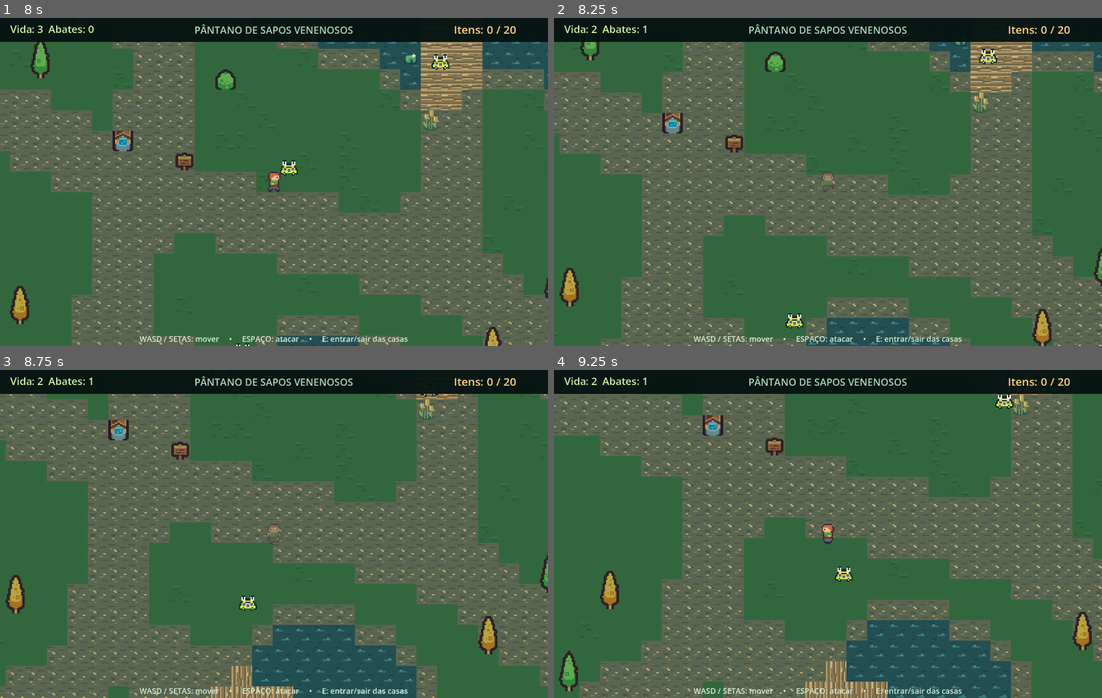
Above: before the commit, frames 1-4 (two rows, left to right).
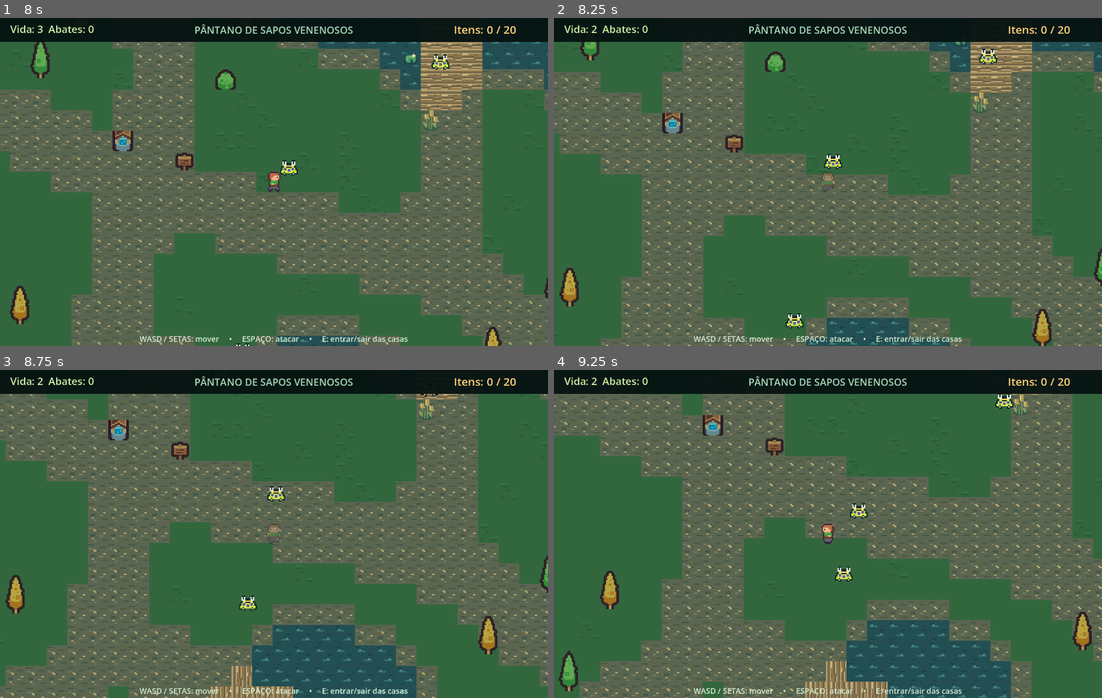
Above: after the commit, the same moments.

Repository: rodrigoraa/projetop2
Game: Godot game, scene res://scenes/pantano.tscn
Same seed, same stepped clock (60 frames per second), same inputs: the game is played once before the commit and once after it.
Inputs:
- Up to frame 1 (8 s): tap Enter (ui_accept) at 0.5, 0.77, 0.8, 1.07, 1.35, 1.52, 1.82, 2.3, 3.02, 3.32, 3.77, 3.8, 4.07, 4.35, 4.52, 4.82, 5.3, 6.02, 6.32, 6.77, 6.8, 7.07, 7.35, 7.52, 7.82 s; hold D (right) 0.53-1.28 s; tap Space (atacar) at 0.6, 1.55, 2.1, 3.05, 3.6, 4.55, 5.1, 6.05, 6.6, 7.55 s; hold S (down) 1.28-2.03 s; hold D (right) 2.03-2.78 s; hold W (up) 2.78-3.53 s; tap E (interagir) at 2.85, 5.85 s; hold A (left) 3.53-5.03 s; hold S (down) 5.03-5.78 s; hold D (right) 5.78-6.53 s; hold W (up) 6.53-7.28 s; hold D (right) from 7.28 s (still down)
- Up to frame 2 (8.25 s): release D (right) at 8.03 s; hold S (down) from 8.03 s (still down); tap Space (atacar) at 8.1 s
- Up to frame 3 (8.75 s): keep holding S (down); tap Enter (ui_accept) at 8.3 s
- Up to frame 4 (9.25 s): release S (down) at 8.78 s; hold A (left) from 8.78 s (still down); tap E (interagir) at 8.85 s; tap Enter (ui_accept) at 9.02 s; tap Space (atacar) at 9.05 s

Frame 1 is identical in both runs. In frame 2, 0.1% of the frame differs, in the area x 16-53%, y 2-47%; in frame 3, 0.1%; in frame 4, 0.1%.

Commit message:
feat: ajustar ataque para a direcao do personagem

Diff:
--- a/scripts/jogador.gd
+++ b/scripts/jogador.gd
@@ -53,10 +53,25 @@
 func atacar() -> void:
 	if not pode_atacar or escondido or vida <= 0:
 		return
-	# Acerta os inimigos dentro do circulo neste quadro.
+	var frente := Vector2.DOWN
+	var efeito := Rect2(-20, 0, 40, 22)
+	match anim.animation:
+		&"cima":
+			frente = Vector2.UP
+			efeito = Rect2(-20, -18, 40, 18)
+		&"esquerda":
+			frente = Vector2.LEFT
+			efeito = Rect2(-20, -18, 20, 40)
+		&"direita":
+			frente = Vector2.RIGHT
+			efeito = Rect2(0, -18, 20, 40)
+	# Acerta apenas os inimigos à frente, dentro do círculo neste quadro.
 	for inimigo in ataque.get_overlapping_bodies():
-		inimigo.levar_golpe()
+		if frente.dot(inimigo.global_position - global_position) > 0.0:
+			inimigo.levar_golpe()
 	pode_atacar = false
+	golpe.position = efeito.position
+	golpe.size = efeito.size
 	golpe.visible = true
 	await get_tree().create_timer(0.1).timeout
 	golpe.visible = false
Not shown, changed: DEVLOG.md
Not shown, changed: README.md
